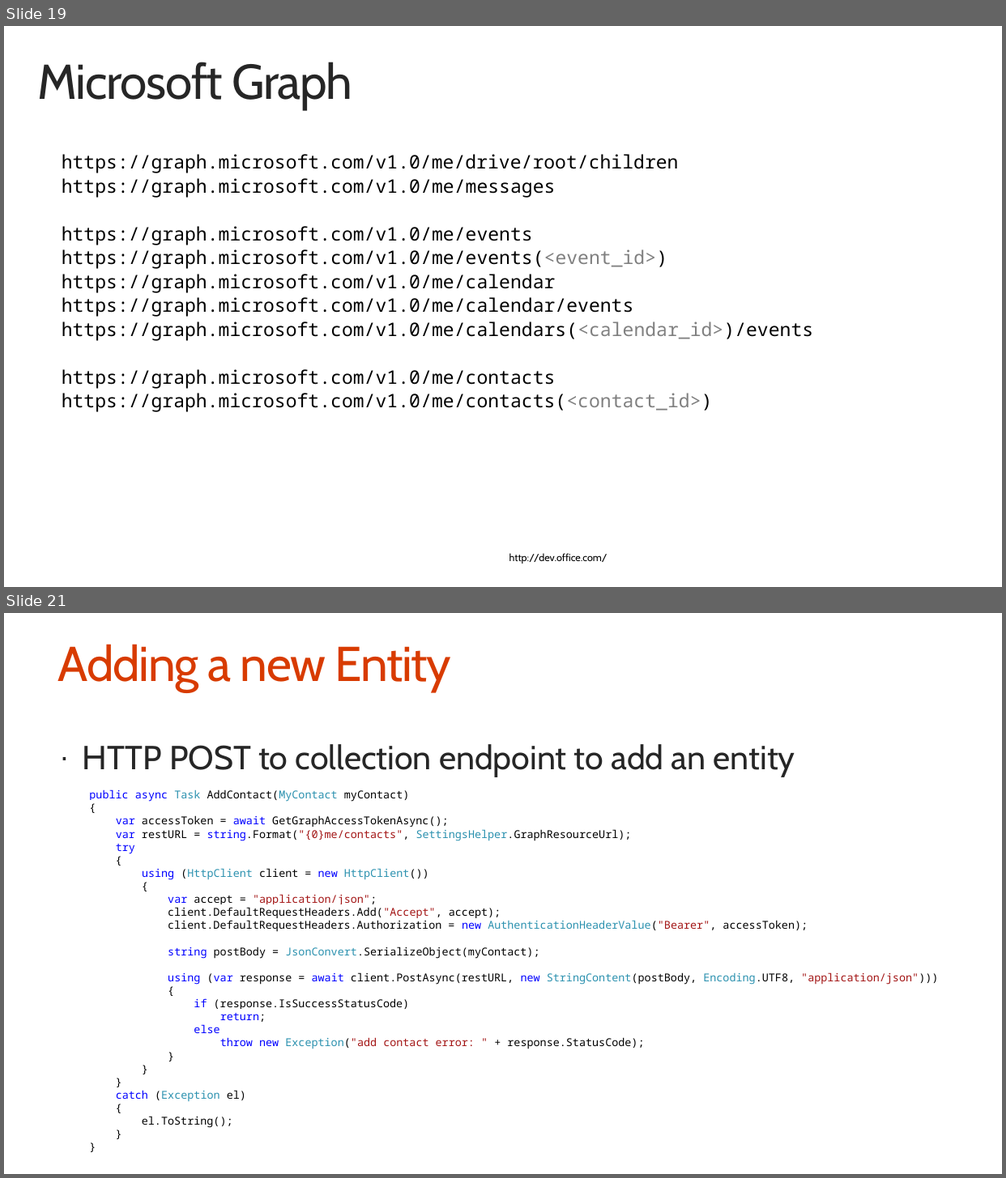
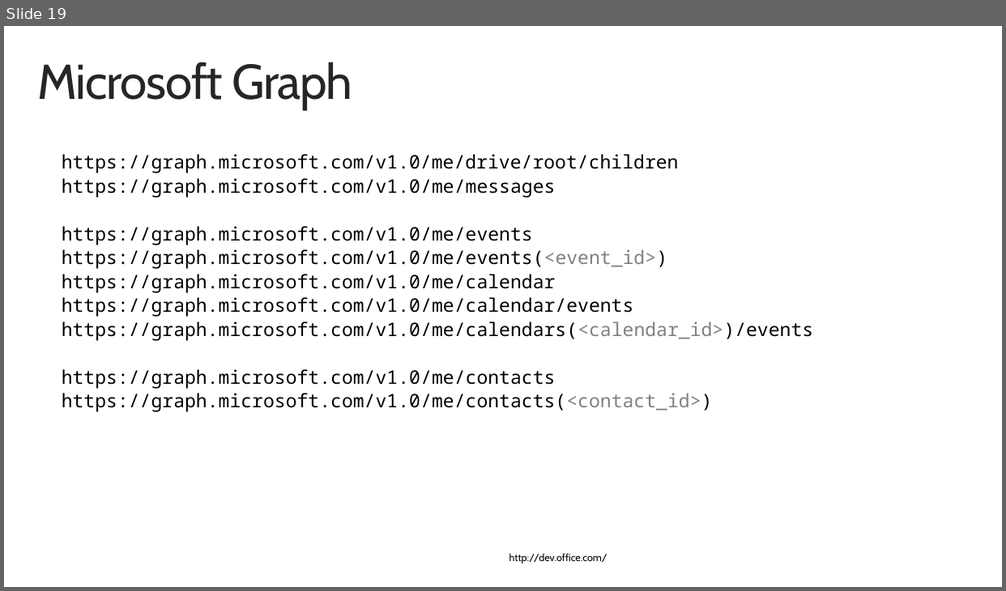
Before and after one commit to fabbbiob/TrainingContent, a slide deck: O3653/O3653-14 Deep Dive into Office 365 APIs for Contacts/O3653-14 Deep Dive into Office 365 APIs for Contacts.pptx. Shown one above the other, each under a label of ours: slides 19 and 21 before the commit, slide 19 after it; the slides between them are not shown. The pictures are 1006x1178 and 1006x591 pixels, drawn with LibreOffice and Linux fonts; fonts in the diff are those of the drawing; background and template pictures are left out. Boxes give left, top, right and bottom in pixels: in the first picture for what was removed or moved away, otherwise in the second. Text is boxed around its words. In the diff, an @@ line names an element or a change of style, - is before the commit and + after.

```diff
--- a/O3653/O3653-14 Deep Dive into Office 365 APIs for Contacts/O3653-14 Deep Dive into Office 365 APIs for Contacts.pptx
+++ b/O3653/O3653-14 Deep Dive into Office 365 APIs for Contacts/O3653-14 Deep Dive into Office 365 APIs for Contacts.pptx
@@ slide 21 removed at bbox=[4, 613, 1002, 1174], background #FFFFFF @@
@@ title removed at bbox=[58, 644, 452, 692] @@
-Adding a new Entity
@@ text removed at bbox=[83, 744, 795, 777] @@
-· HTTP POST to collection endpoint to add an entity
@@ text removed at bbox=[89, 790, 938, 1128] @@
-public async Task AddContact(MyContact myContact)
-{
-var accessToken = await GetGraphAccessTokenAsync();
-var restURL = string.Format("{0}me/contacts", SettingsHelper.GraphResourceUrl);
-try
-{
-using (HttpClient client = new HttpClient())
-{
-var accept = "application/json";
-client.DefaultRequestHeaders.Add("Accept", accept);
-client.DefaultRequestHeaders.Authorization = new AuthenticationHeaderValue("Bearer", accessToken);
-string postBody = JsonConvert.SerializeObject(myContact);
-using (var response = await client.PostAsync(restURL, new StringContent(postBody, Encoding.UTF8, "application/json")))
-{
-if (response.IsSuccessStatusCode)
-return;
-else
-throw new Exception("add contact error: " + response.StatusCode);
-}
-}
-}
-catch (Exception el)
-{
-el.ToString();
-}
-}
@@ page number removed at bbox=[47, 1137, 93, 1155] @@
-21
```
Also in this commit, not shown: 2 slides changed, 2 other slides removed, 12 other files.
